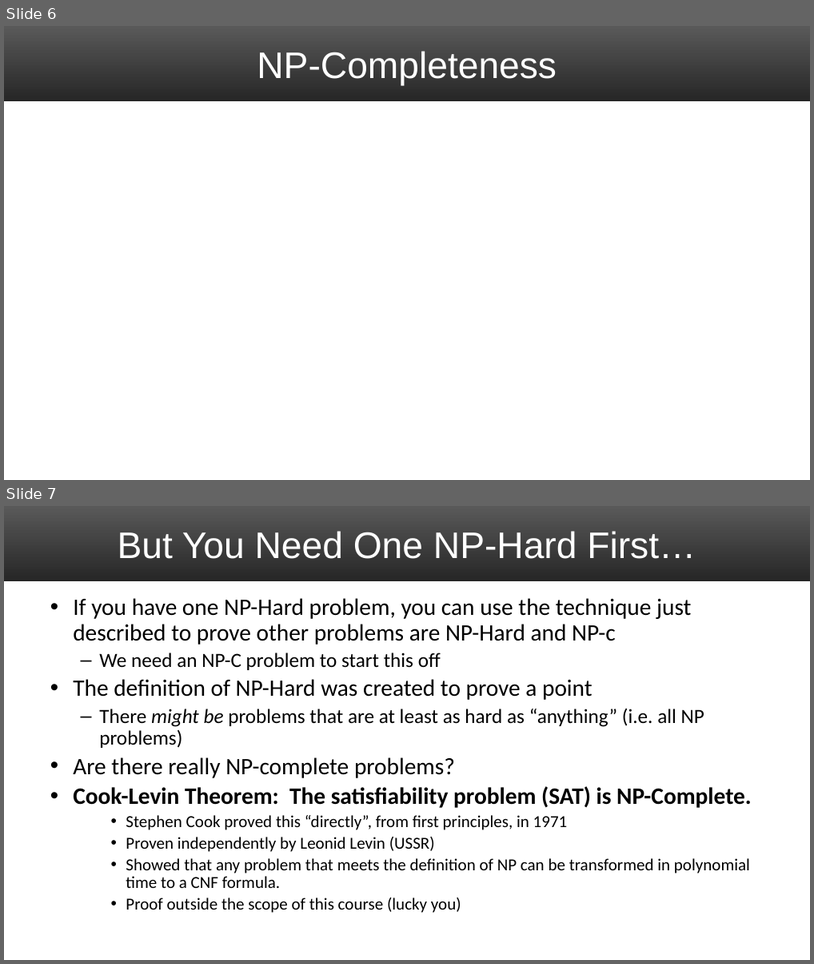
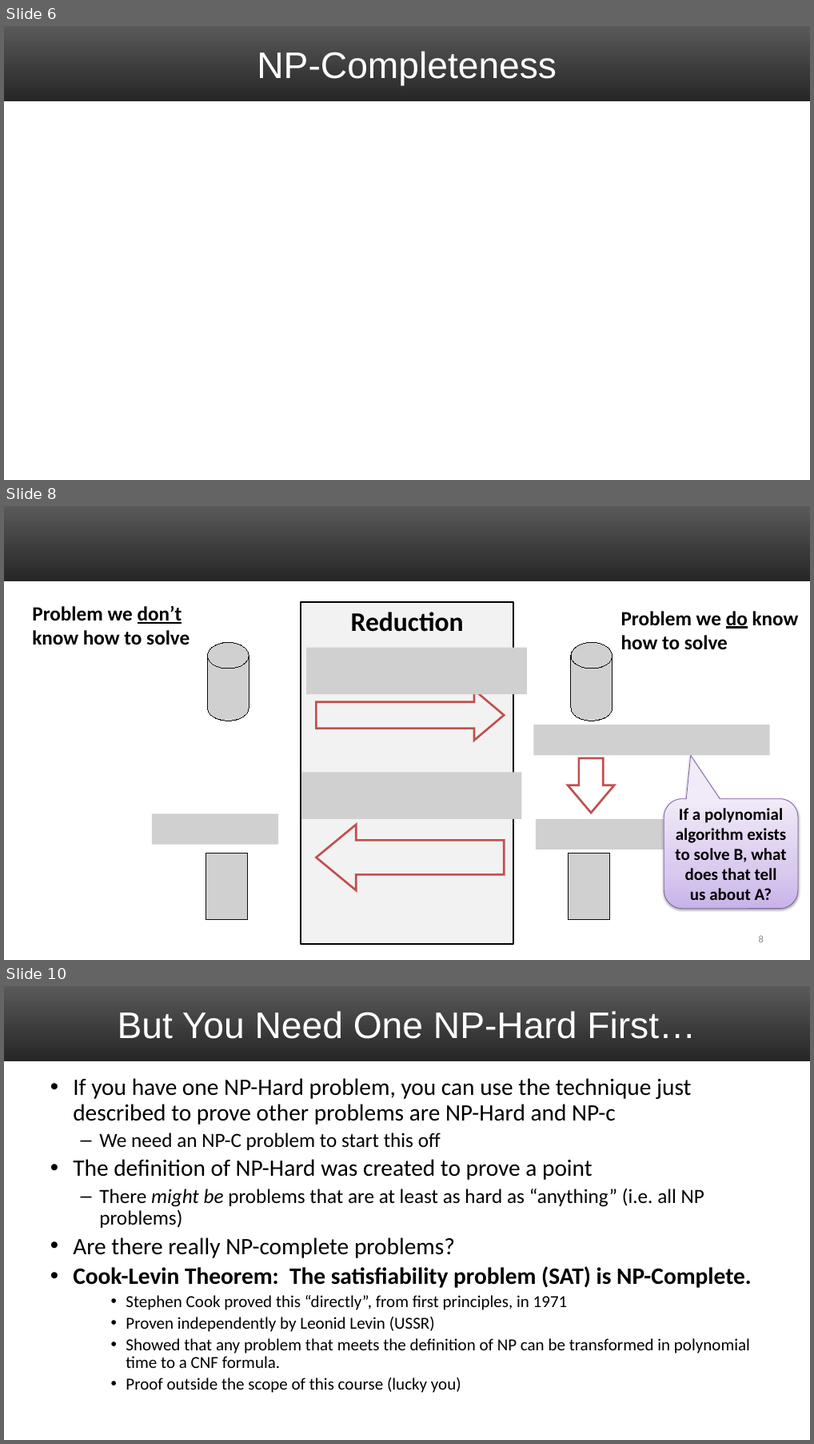
Before and after one commit to uva-cs/cs4102-f21, a slide deck: slides/npc-floryan-s21.pptx. Shown one above the other, each under a label of ours: slides 6 and 7 before the commit, slides 6, 8 and 10 after it; the slides between them are not shown. The pictures are 814x964 and 814x1444 pixels, drawn with LibreOffice and Linux fonts; fonts in the diff are those of the drawing; grey boxes stand for pictures. Boxes give left, top, right and bottom in pixels: in the first picture for what was removed or moved away, otherwise in the second. Text is boxed around its words. In the diff, an @@ line names an element or a change of style, - is before the commit and + after.

```diff
--- a/slides/npc-floryan-s21.pptx
+++ b/slides/npc-floryan-s21.pptx
@@ slide 8 added at bbox=[4, 506, 810, 960], background #FFFFFF; not listed: 1 template element that a slide beside it also shows @@
@@ text added at bbox=[32, 606, 190, 645], 24 pt, text #000000, bold @@
+Problem we don’t know how to solve
@@ rectangle added at bbox=[301, 602, 514, 944], fill #F2F2F2, outline #000000 2 pt @@
@@ text added at bbox=[351, 612, 464, 632], 32 pt, text #000000, bold @@
+Reduction
@@ text added at bbox=[622, 611, 799, 650], 24 pt, text #000000, bold @@
+Problem we do know
+how to solve
@@ picture added at bbox=[208, 642, 249, 720] @@
@@ picture added at bbox=[306, 648, 527, 694] @@
@@ picture added at bbox=[571, 642, 613, 720] @@
@@ right arrow added at bbox=[316, 690, 504, 740], outline #C0504D 2.5 pt @@
@@ picture added at bbox=[534, 724, 770, 755] @@
@@ right arrow added at bbox=[568, 758, 614, 812], outline #C0504D 2.5 pt @@
@@ picture added at bbox=[302, 772, 522, 819] @@
@@ picture added at bbox=[152, 814, 279, 844] @@
@@ rounded speech box added at bbox=[665, 799, 799, 908], fill gradient #C9B5E8 to #D8CBEE to #F0EAF9, outline #7D60A0 0.75 pt, 20 pt, text #000000, bold @@
+If a polynomial algorithm exists to solve B, what does that tell us about A?
@@ right arrow added at bbox=[316, 824, 504, 890], outline #C0504D 2.5 pt @@
@@ picture added at bbox=[536, 819, 664, 849] @@
@@ picture added at bbox=[206, 852, 247, 919] @@
@@ picture added at bbox=[569, 852, 610, 919] @@
@@ page number added at bbox=[759, 935, 764, 942], 12 pt, text #8C8C8C @@
+8
@@ what was slide 7 is now slide 10 @@
```
Also in this commit, not shown: 3 slides changed, 2 other slides added, 4 other files.
